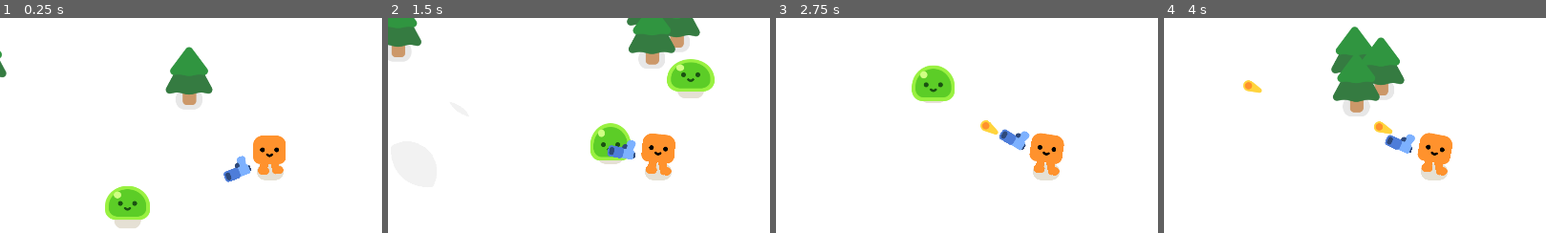
Above: before the commit, frames 1-4 (left to right).
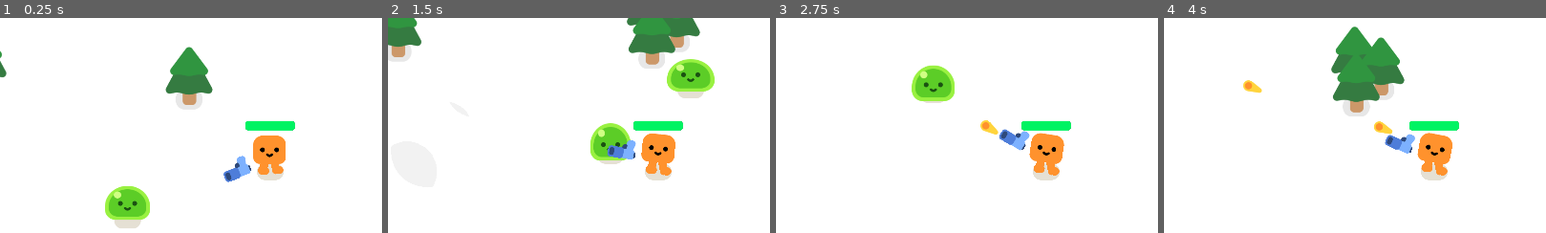
Above: after the commit, the same moments.

Repository: avvero/vampire-survivor-style-game-godot
Game: Godot game, scene res://game.tscn
The game is run twice, just before and just after one commit, with the same random seed, the same clock (stepped at 60 frames per second) and the same inputs.
Inputs:
- Up to frame 1 (0.25 s): no input
- Up to frame 2 (1.5 s): hold D (move_right) 0.53-1.28 s; hold S (move_down) from 1.28 s (still down)
- Up to frame 3 (2.75 s): release S (move_down) at 2.03 s; hold D (move_right) from 2.03 s (still down)
- Up to frame 4 (4 s): release D (move_right) at 2.78 s; hold W (move_up) 2.78-3.53 s; hold A (move_left) from 3.53 s (still down)
The pictures show only the part of the screen within x 15-65%, y 14-64%; the shares and areas given below are measured in that part.

The runs differ from the first frame. In frame 1, 0.6% of the frame differs, in the area x 64-78%, y 47-53%; in frame 2, 0.6%; in frame 3, 0.6%; in frame 4, 0.6%.

Commit message:
first commit

Diff:
--- a/player.gd
+++ b/player.gd
@@ -1,4 +1,8 @@
 extends CharacterBody2D
+
+signal health_depleted
+
+var health = 100.0
 
 func _physics_process(delta: float):
 	var dirеction = Input.get_vector("move_left", "move_right", "move_up", "move_down")
@@ -9,3 +13,11 @@
 		$HappyBoo.play_walk_animation()
 	else:
 		$HappyBoo.play_idle_animation()
+
+	const DAMAGE_RATE = 5.0
+	var overlapping_mobs = %HurtBox.get_overlapping_bodies()
+	if overlapping_mobs.size() > 0:
+		health -= DAMAGE_RATE * overlapping_mobs.size() * delta
+		%ProgressBar.value = health
+		if health <= 0.0:
+			health_depleted.emit()
--- a/player.tscn
+++ b/player.tscn
@@ -6,6 +6,23 @@
 
 [sub_resource type="CircleShape2D" id="CircleShape2D_onrkg"]
 radius = 28.01785
+
+[sub_resource type="CircleShape2D" id="CircleShape2D_i3pqv"]
+radius = 38.013157
+
+[sub_resource type="StyleBoxFlat" id="StyleBoxFlat_hqtel"]
+bg_color = Color(0.15294118, 0.16862746, 0.1882353, 1)
+corner_radius_top_left = 8
+corner_radius_top_right = 8
+corner_radius_bottom_right = 8
+corner_radius_bottom_left = 8
+
+[sub_resource type="StyleBoxFlat" id="StyleBoxFlat_i3pqv"]
+bg_color = Color(0, 0.9529287, 0.39019775, 1)
+corner_radius_top_left = 8
+corner_radius_top_right = 8
+corner_radius_bottom_right = 8
+corner_radius_bottom_left = 8
 
 [node name="Player" type="CharacterBody2D" unique_id=1655686245]
 script = ExtResource("1_onrkg")
@@ -20,3 +37,24 @@
 shape = SubResource("CircleShape2D_onrkg")
 
 [node name="Camera2D" type="Camera2D" parent="." unique_id=1890431176]
+
+[node name="HurtBox" type="Area2D" parent="." unique_id=1790581462]
+unique_name_in_owner = true
+collision_layer = 0
+collision_mask = 2
+
+[node name="CollisionShape2D" type="CollisionShape2D" parent="HurtBox" unique_id=1952450728]
+position = Vector2(0, -1)
+shape = SubResource("CircleShape2D_i3pqv")
+debug_color = Color(0.9540705, 1.347661e-06, 0.55282855, 0.41960785)
+
+[node name="ProgressBar" type="ProgressBar" parent="." unique_id=931340077]
+unique_name_in_owner = true
+offset_left = -63.0
+offset_top = -128.0
+offset_right = 62.0
+offset_bottom = -104.0
+theme_override_styles/background = SubResource("StyleBoxFlat_hqtel")
+theme_override_styles/fill = SubResource("StyleBoxFlat_i3pqv")
+value = 100.0
+show_percentage = false
